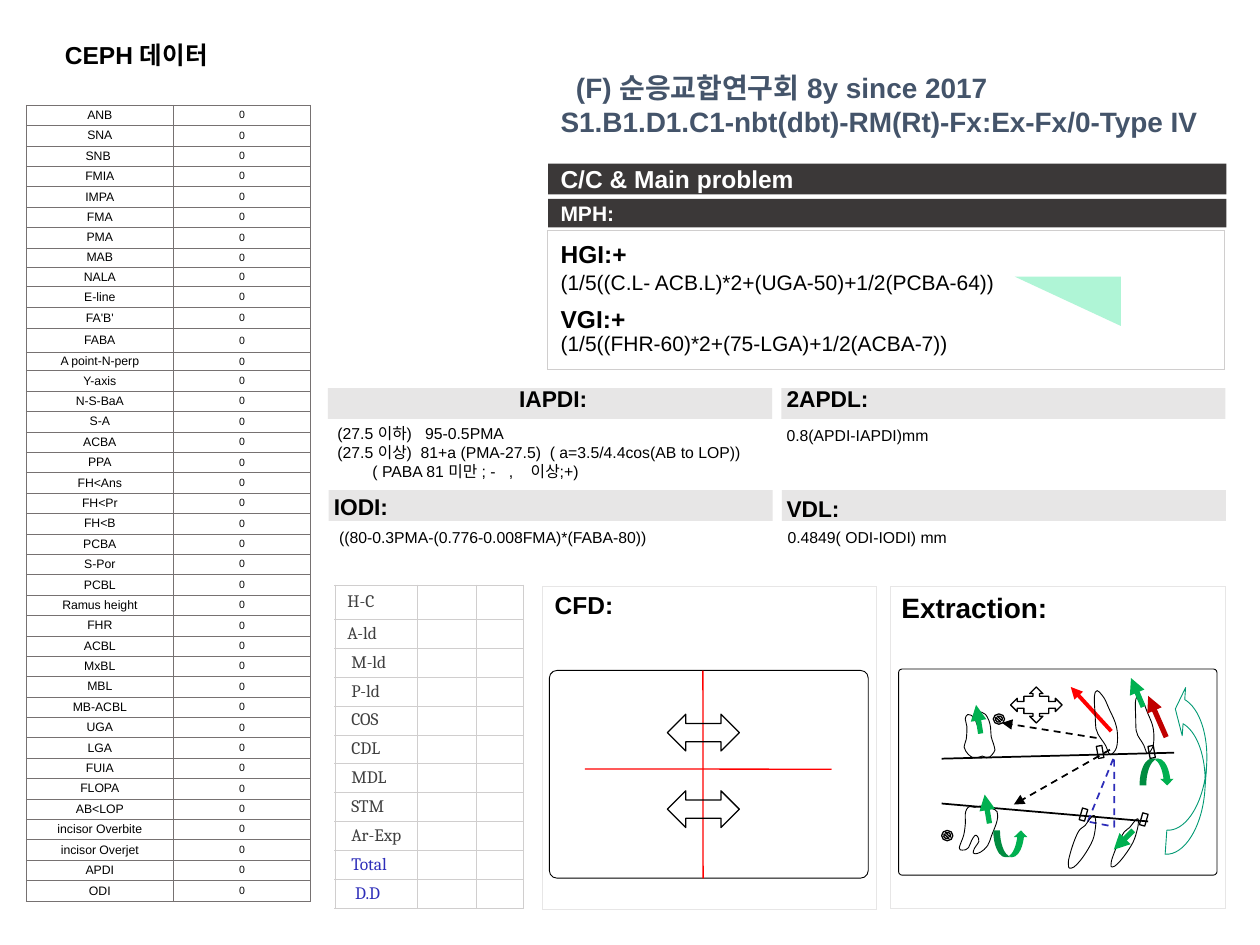
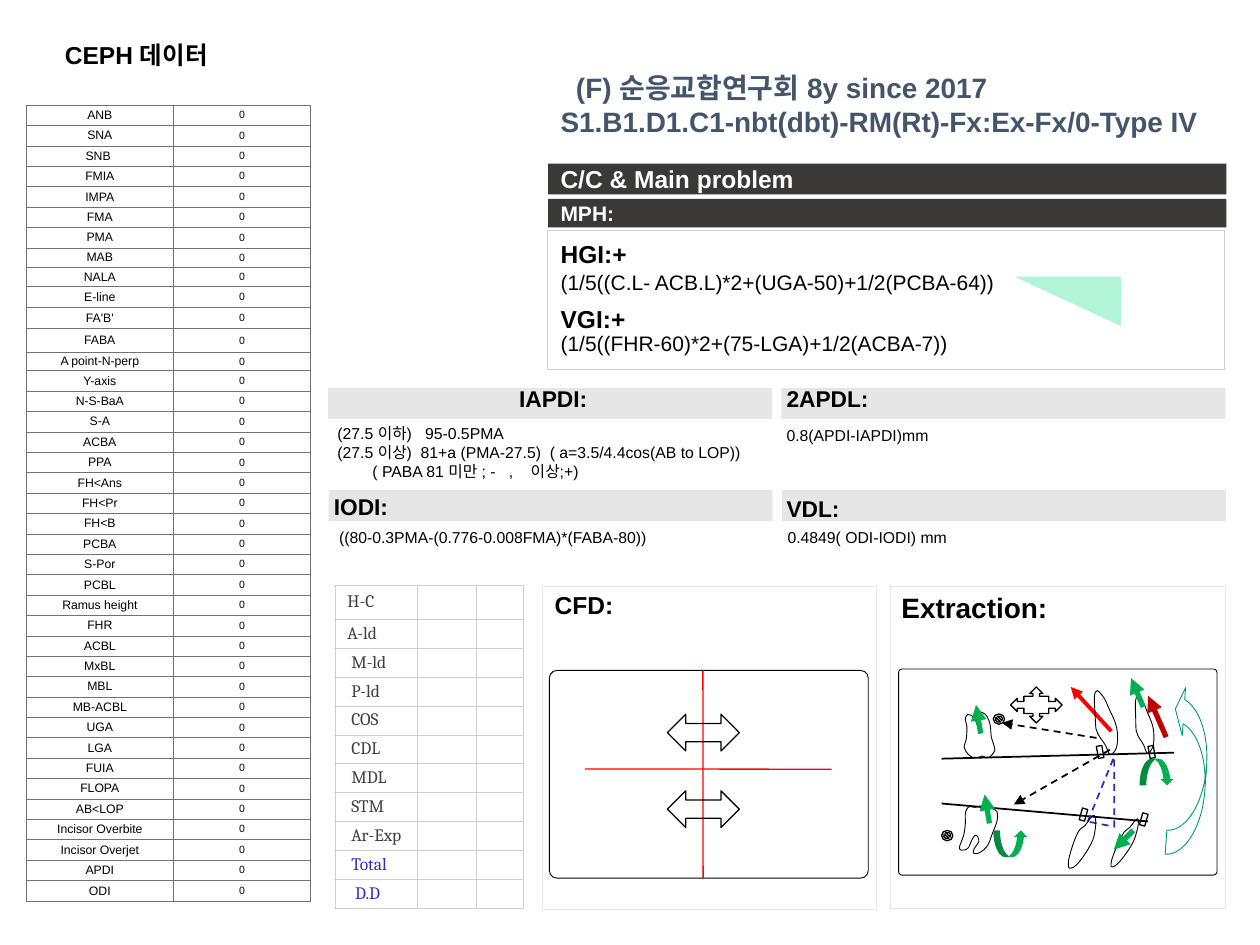
Before and after one commit to DrOksusu/koco_ppt, a slide deck: slide 1 of koco_frame.pptx. Drawn at 1260x945 pixels with LibreOffice and Linux fonts; fonts in the diff are those of the drawing. Boxes give left, top, right and bottom in pixels: in the first picture for what was removed or moved away, otherwise in the second. Text is boxed around its words. In the diff, an @@ line names an element or a change of style, - is before the commit and + after.

```diff
--- a/koco_frame.pptx
+++ b/koco_frame.pptx
@@ table at [26, 105, 311, 902] @@
-row 36, column 1: incisor Overbite
+row 36, column 1: Incisor Overbite
-row 37, column 1: incisor Overjet
+row 37, column 1: Incisor Overjet
```
Also in this commit, not shown: 6 other files.
